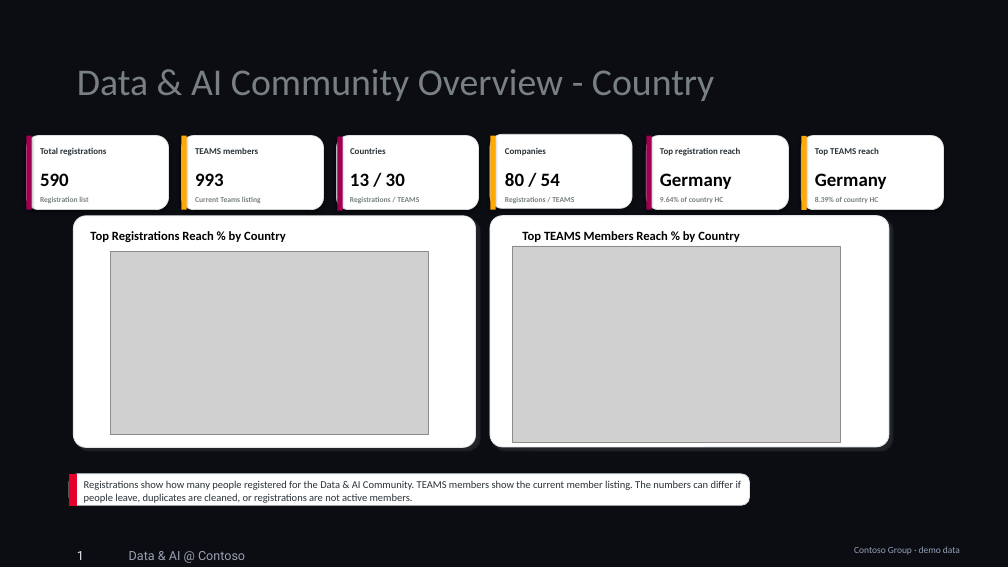
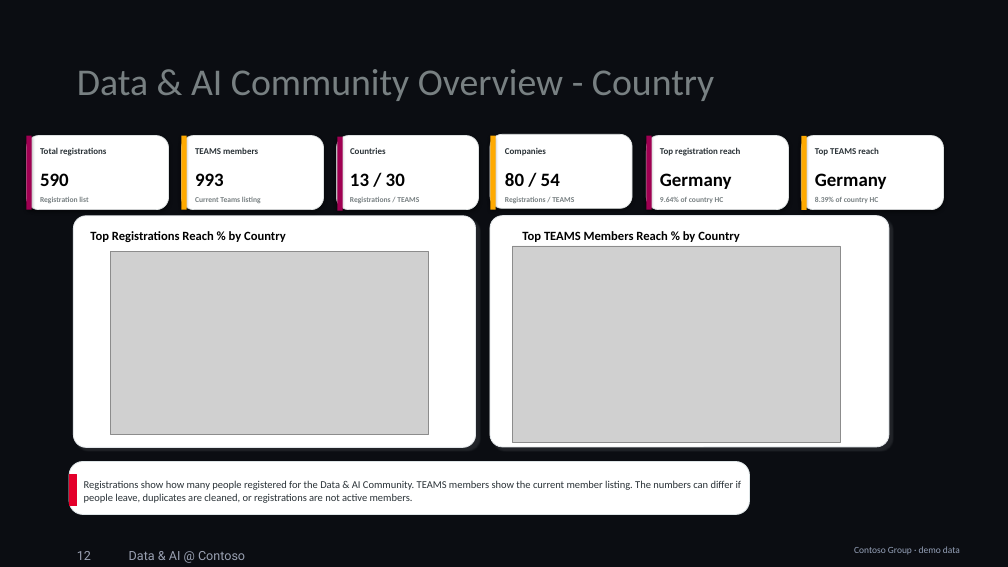
Before and after one commit to zeniusz/kpi-deck-automation-databricks, a slide deck: slide 12 of templates/Analytics_KPIs_showcase_tagged.pptx. Drawn at 1008x567 pixels with LibreOffice and Linux fonts; fonts in the diff are those of the drawing; grey boxes stand for pictures. Boxes give left, top, right and bottom in pixels: in the first picture for what was removed or moved away, otherwise in the second. Text is boxed around its words. In the diff, an @@ line names an element or a change of style, - is before the commit and + after.

Commit message:
README: role, method and before/after explanations; clearer showcase deck layout; refresh previews

```diff
--- a/templates/Analytics_KPIs_showcase_tagged.pptx
+++ b/templates/Analytics_KPIs_showcase_tagged.pptx
@@ rounded rectangle resized from (x1=69, y1=474, x2=749, y2=505) to (x1=69, y1=461, x2=749, y2=514) @@
@@ text "12" at (x1=77, y1=551, x2=91, y2=560): text colour #E8ECF4 to #9AA1B2 @@
```
Also in this commit, not shown: 18 other slides changed, 5 other files.
